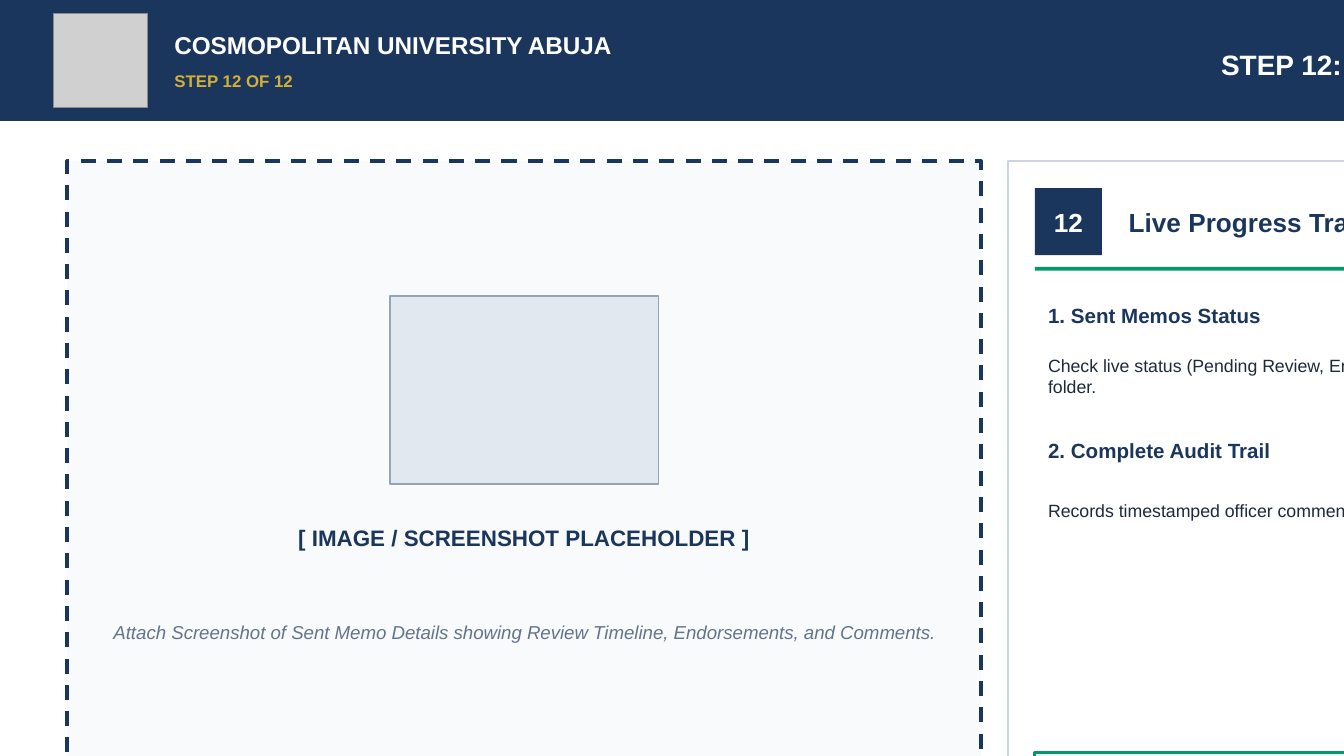
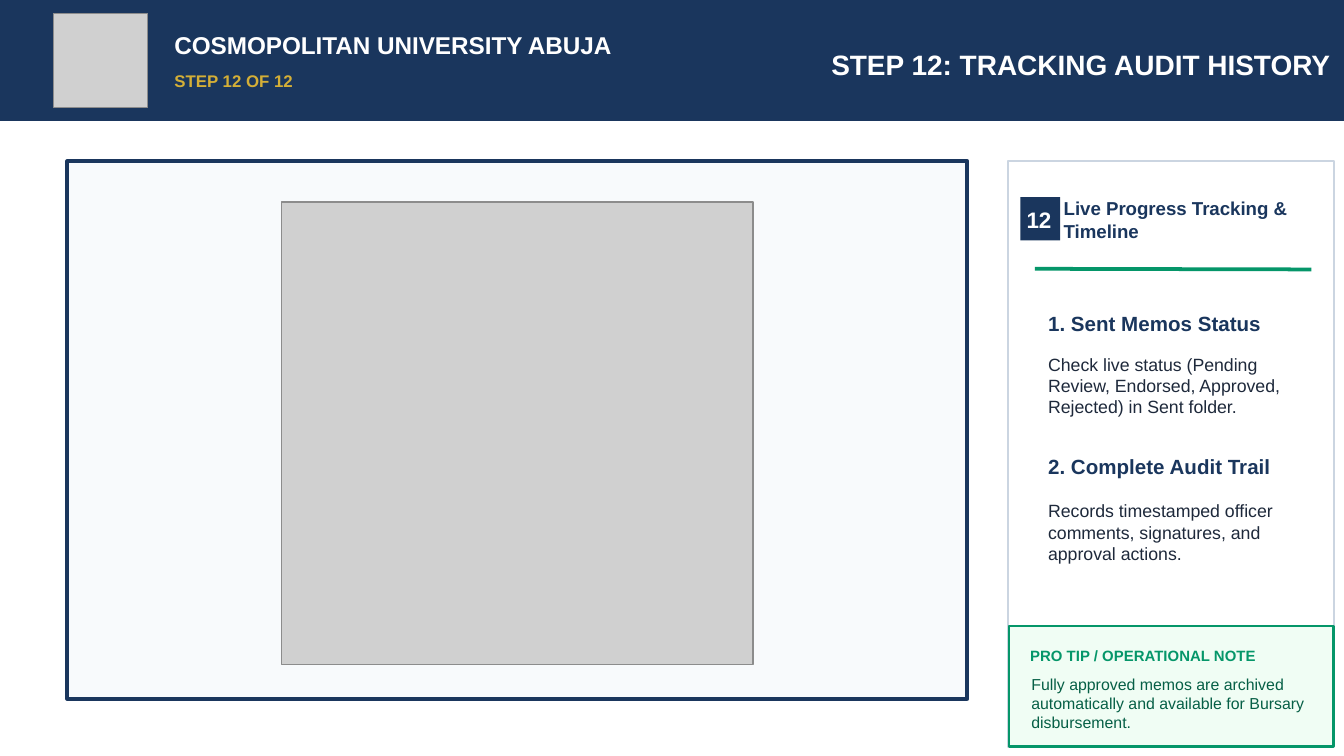
Before and after one commit to DevSadeeqSafana/CUA-MEMOTRACKER, a slide deck: slide 14 of CUAMemoTracker_User_Manual.pptx. Drawn at 1344x756 pixels with LibreOffice and Linux fonts; fonts in the diff are those of the drawing; grey boxes stand for pictures. Boxes give left, top, right and bottom in pixels: in the first picture for what was removed or moved away, otherwise in the second. Text is boxed around its words. In the diff, an @@ line names an element or a change of style, - is before the commit and + after.

```diff
--- a/CUAMemoTracker_User_Manual.pptx
+++ b/CUAMemoTracker_User_Manual.pptx
@@ text "STEP 12: TRACKING AUDIT HISTORY" rewrapped from <box>1221,55,1341,76</box> to <box>831,55,1330,76</box> @@
@@ rectangle: place and size @@
-rectangle at <box>67,161,981,756</box>
+rectangle at <box>67,161,968,699</box>
@@ rectangle at <box>67,161,968,699</box>: outline #1A365D 2 pt dashed to #1A365D 2 pt @@
@@ rectangle: place and size @@
-rectangle at <box>1008,161,1344,756</box>
+rectangle at <box>1008,161,1335,747</box>
@@ picture added at <box>282,202,754,664</box> @@
@@ text "12": place and size @@
-text "12" at <box>1054,213,1083,232</box>
+text "12" at <box>1027,212,1052,228</box>
@@ text "12" at <box>1027,212,1052,228</box>: size 14 to 12 pt @@
@@ rectangle: place and size @@
-rectangle at <box>1035,188,1102,255</box>
+rectangle at <box>1020,198,1060,241</box>
@@ rectangle at <box>1020,198,1060,241</box>: proportions changed @@
@@ text "Live Progress Tracking & Timeline": place and size @@
-text "Live Progress Tracking & Timeline" at <box>1129,213,1301,238</box>
+text "Live Progress Tracking & Timeline" at <box>1064,201,1269,238</box>
@@ text "Live Progress Tracking & Timeline" at <box>1064,201,1269,238</box>: size 14 to 10 pt @@
@@ line moved from (1035, 269) - (1344, 269) to (1035, 269) - (1312, 269) @@
@@ rectangle removed at <box>390,296,659,484</box> @@
@@ text "1. Sent Memos Status": place and size @@
-text "1. Sent Memos Status" at <box>1048,308,1261,324</box>
+text "1. Sent Memos Status" at <box>1048,316,1261,332</box>
@@ text "Check live status (Pending Review, ..." rewrapped from <box>1048,359,1324,393</box> to <box>1048,358,1280,417</box> @@
@@ text "2. Complete Audit Trail": place and size @@
-text "2. Complete Audit Trail" at <box>1048,443,1270,463</box>
+text "2. Complete Audit Trail" at <box>1048,459,1270,479</box>
@@ text "Records timestamped officer comments, signatures, ..." rewrapped from <box>840,504,1273,639</box> to <box>1048,504,1273,564</box> @@
@@ text removed at <box>312,530,735,547</box> @@
-[ IMAGE / SCREENSHOT PLACEHOLDER ]
@@ text removed at <box>113,625,835,643</box> @@
-Attach Screenshot of Sent Memo Details showing Review Timeline, Endorsements, and Comments.
@@ rectangle: place and size @@
-rectangle at <box>1035,753,1344,756</box>
+rectangle at <box>1009,626,1333,747</box>
@@ text added at <box>1030,650,1256,661</box>, 8 pt, text #059669, bold @@
+PRO TIP / OPERATIONAL NOTE
@@ text added at <box>1031,678,1304,728</box>, 8.5 pt, text #065F46 @@
+Fully approved memos are archived automatically and available for Bursary disbursement.
```
Also in this commit, not shown: 14 other slides changed, 21 other files.
